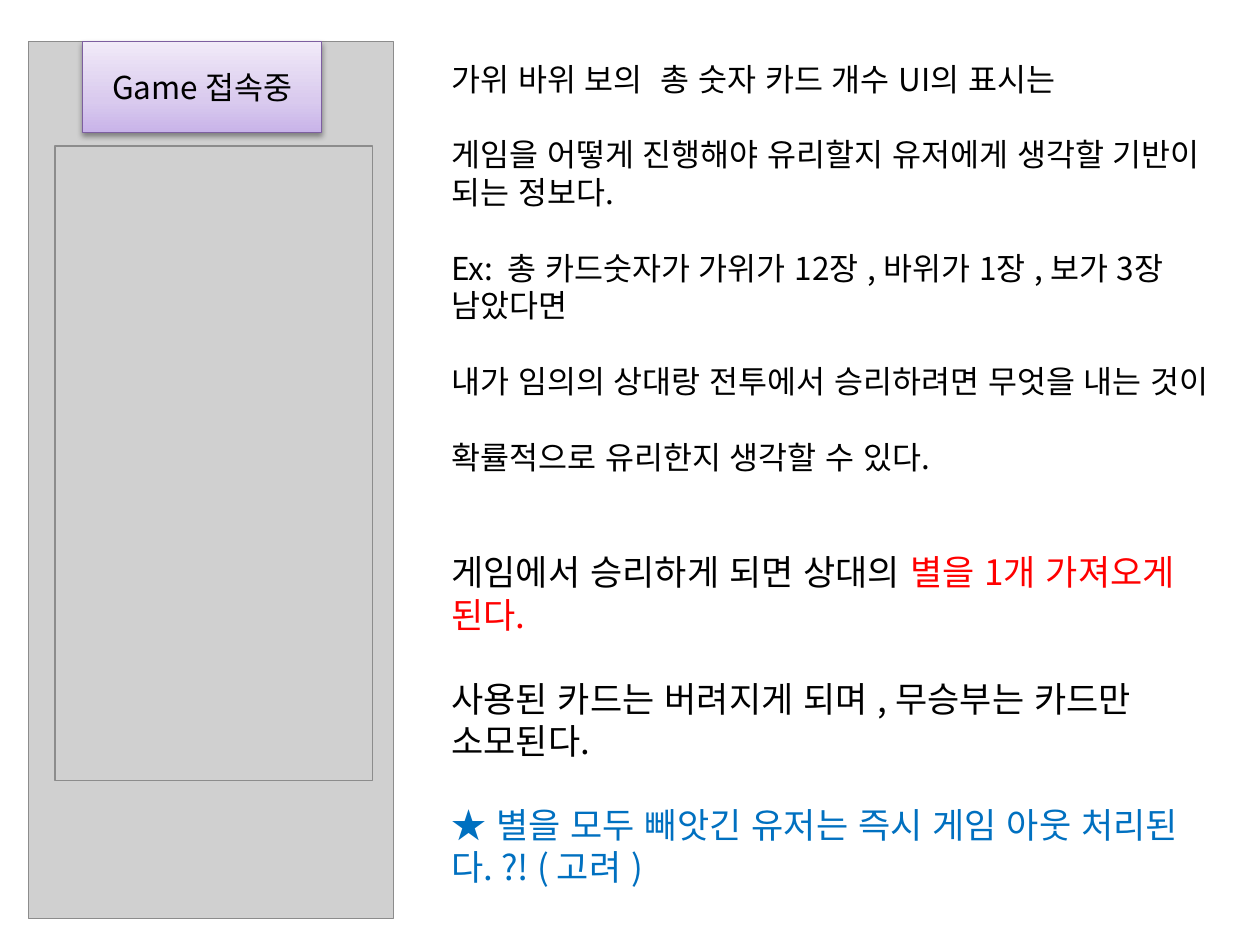
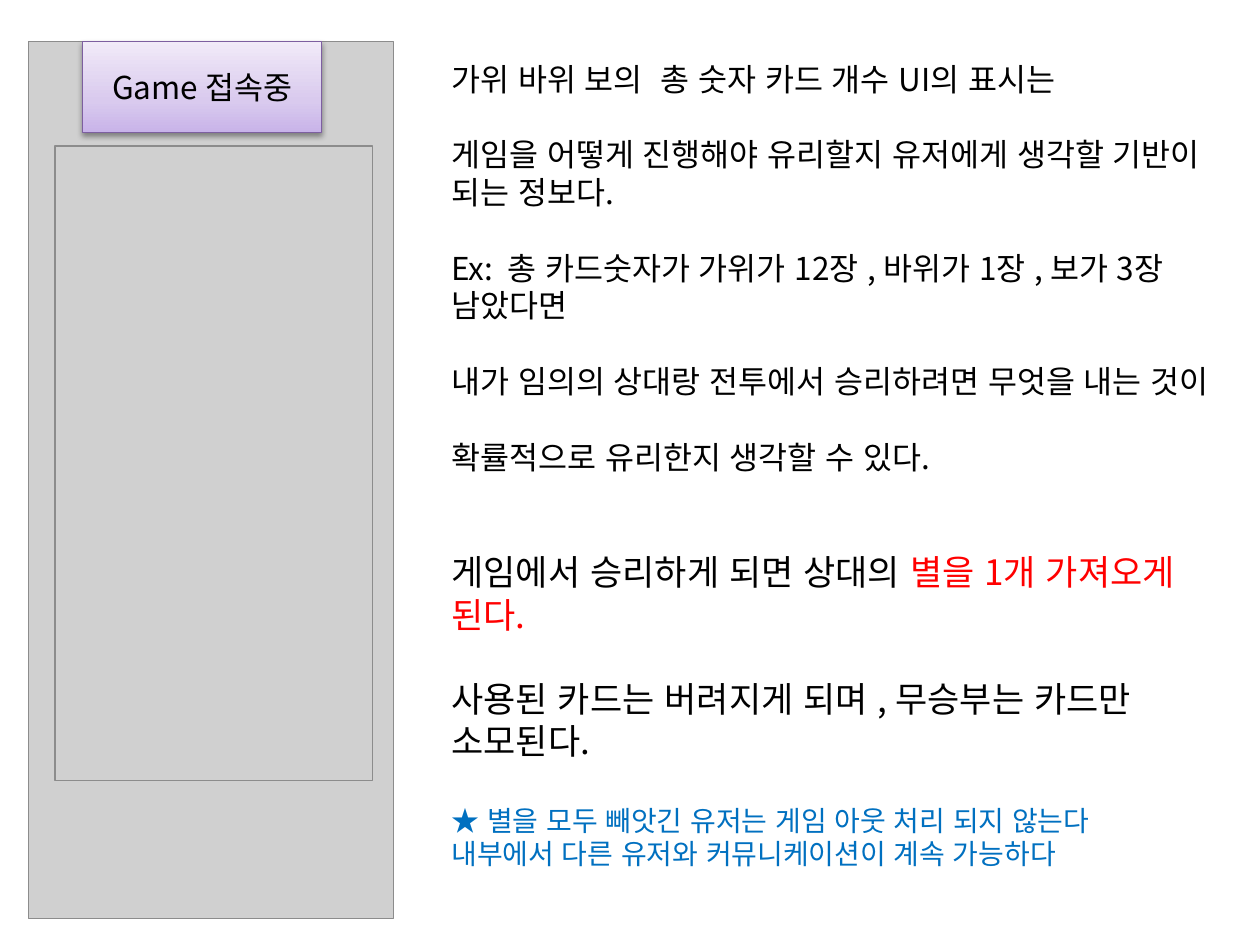
Before and after one commit to Pacman18/Plan, a slide deck: slide 19 of Take게임플로우.pptx (slide 13 before the commit). Drawn at 1260x945 pixels with LibreOffice and Linux fonts; fonts in the diff are those of the drawing; grey boxes stand for pictures. Boxes give left, top, right and bottom in pixels: in the first picture for what was removed or moved away, otherwise in the second. Text is boxed around its words. In the diff, an @@ line names an element or a change of style, - is before the commit and + after.

```diff
--- a/Take게임플로우.pptx
+++ b/Take게임플로우.pptx
@@ text at box(451, 808, 1089, 867): text changed; size 20 to 16 pt @@
-★ 별을 모두 빼앗긴 유저는 즉시 게임 아웃 처리된다. ?! ( 고려 )
+★ 별을 모두 빼앗긴 유저는 게임 아웃 처리 되지 않는다
+내부에서 다른 유저와 커뮤니케이션이 계속 가능하다
```
Also in this commit, not shown: 11 other slides changed, 7 slides added.
